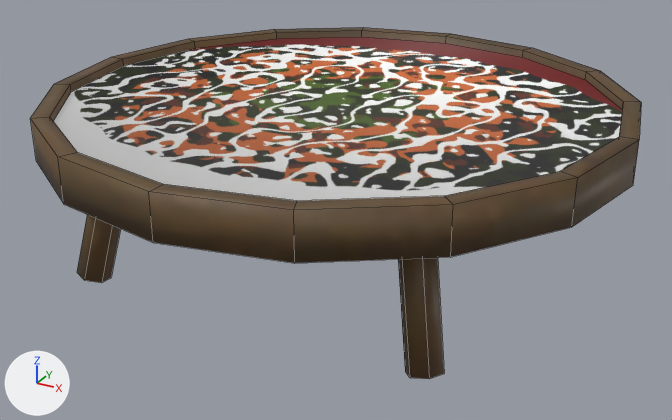
A saved change to the FBX model DvalinUnity/Assets/Dvalin/Runtime/Pieces/MapTable/MapTable.fbx.
One viewpoint serves both versions: a 50 mm camera at (2.57, -4.69, 2.53) aimed at (0.03, -0.09, 0.23). Lighting does not change. The marker at lower left points along +X, +Y and +Z. Mesh edges are drawn as thin lines. Where no turn or scale is listed for an object, it has been applied to the vertices. Vertices at the same position are counted once.

Names of what the first picture shows: 'MapTable'.
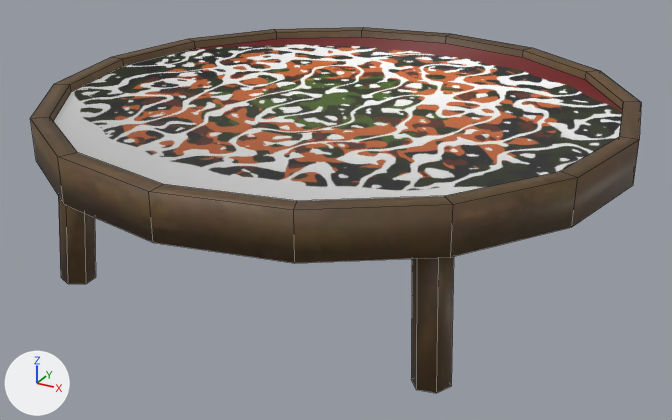
Pixel boxes [x1, y1, x2, y2] of what changed, in the pictures (672 x 420 px; the box of a moved part takes in the faces that stretch with it):
'MapTable', reshaped: before [30, 27, 641, 379]; after [30, 27, 641, 393]
part 1 of me_maptable, moved or reshaped: before [77, 214, 120, 283]; after [58, 196, 96, 284]
part 2 of me_maptable, moved or reshaped: before [398, 258, 444, 379]; after [411, 256, 454, 393]

The change in detail:
me_maptable has 112 vertices, 82 faces and spans x -1.75..1.75, y -1.75..1.75, z -0.07..0.95.
me_maptable is used by ob_maptable; location (0.0, 0.0, 0.0).
me_maptable part 1: the loose piece of 12 vertices spanning x -1.16..-0.83, y -1.17..-0.83, z -0.07..0.75 is multiplied about its middle by the matrix ((0.992, -0.008, -0.123), (-0.008, 0.992, -0.123), (0.123, 0.123, 0.985)), then moved by (-0.11, -0.11, 0.01).
me_maptable part 2: the loose piece of 12 vertices spanning x 0.83..1.17, y -1.16..-0.83, z -0.07..0.75 is multiplied about its middle by the matrix ((0.992, 0.008, 0.123), (0.008, 0.992, -0.123), (-0.123, 0.123, 0.985)), then moved by (0.11, -0.11, 0.01).
